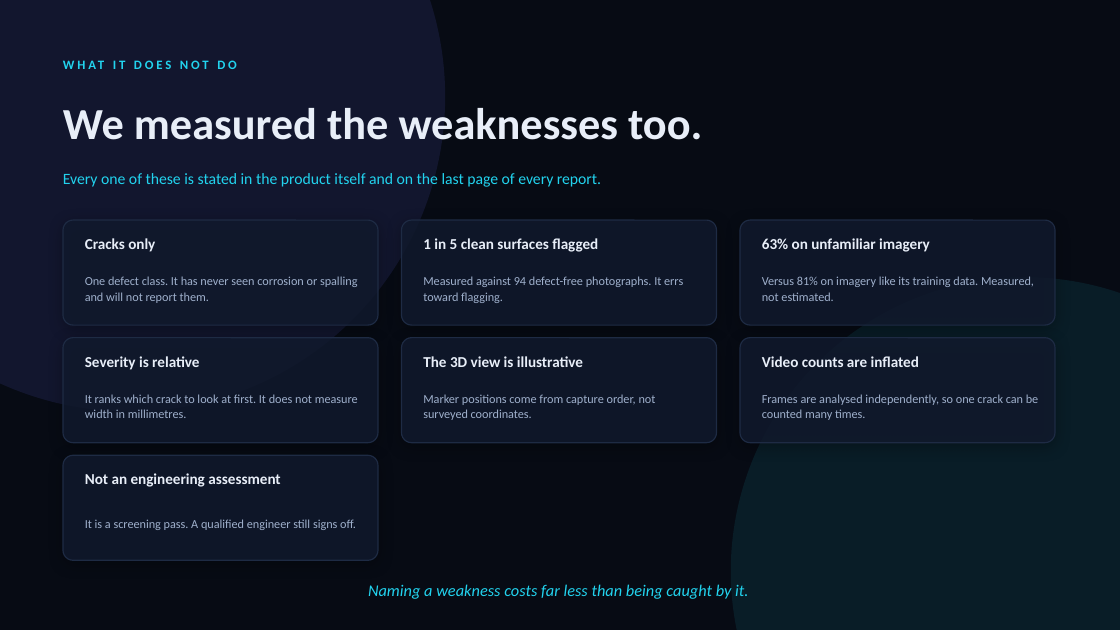
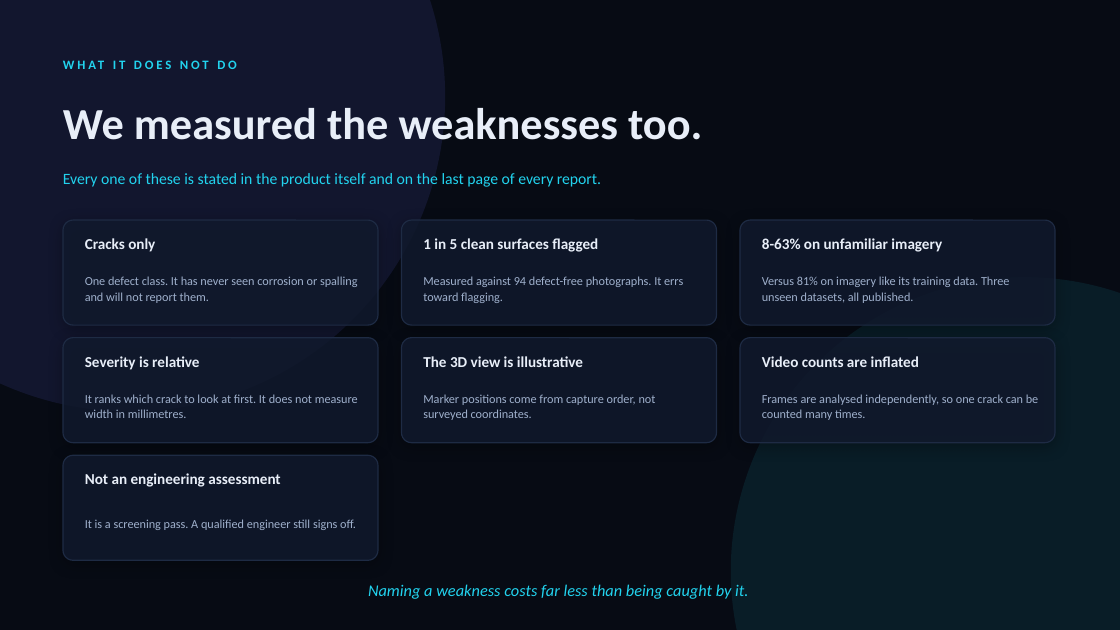
Before and after one commit to drhafiz-ayaan/twinverse-inspect-ai, a slide deck: slide 9 of deliverables/TwinVerse_Inspect_AI_Pitch.pptx. Drawn at 1120x630 pixels with LibreOffice and Linux fonts; fonts in the diff are those of the drawing. Boxes give left, top, right and bottom in pixels: in the first picture for what was removed or moved away, otherwise in the second. Text is boxed around its words. In the diff, an @@ line names an element or a change of style, - is before the commit and + after.

```diff
--- a/deliverables/TwinVerse_Inspect_AI_Pitch.pptx
+++ b/deliverables/TwinVerse_Inspect_AI_Pitch.pptx
@@ text at [762,238,942,252]: text changed @@
-63% on unfamiliar imagery
+8-63% on unfamiliar imagery
@@ text at [762,276,1010,303]: text changed @@
-Versus 81% on imagery like its training data. Measured, not estimated.
+Versus 81% on imagery like its training data. Three unseen datasets, all published.
```
Also in this commit, not shown: 2 other slides changed, 10 other files.
